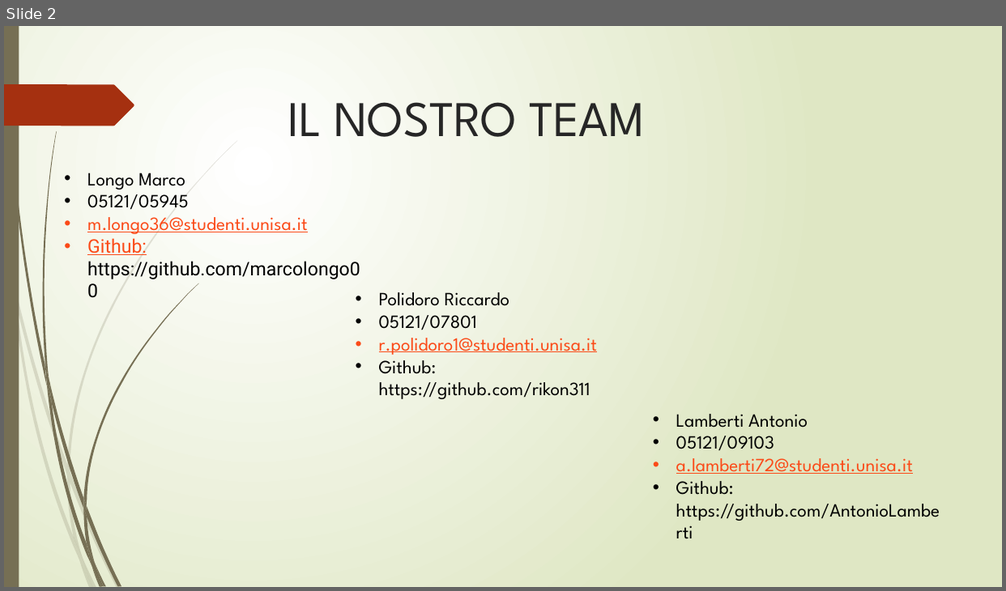
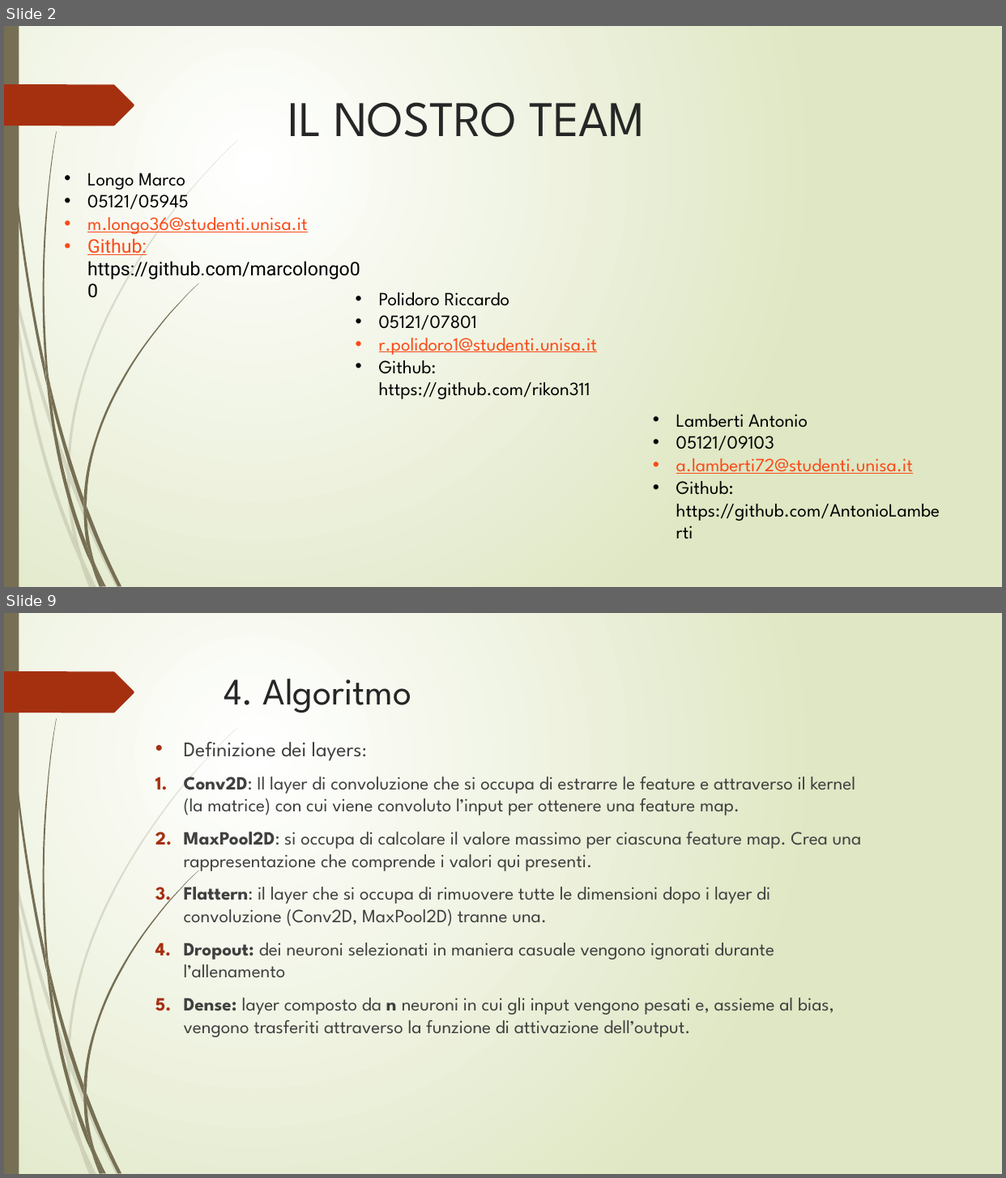
Before and after one commit to fpalomba/Segnali-Stradali, a slide deck: documentazione/Presentazione fia.pptx. Shown one above the other, each under a label of ours: slide 2 before the commit, slides 2 and 9 after it; the slides between them are not shown. The pictures are 1006x591 and 1006x1178 pixels, drawn with LibreOffice and Linux fonts; fonts in the diff are those of the drawing. Boxes give left, top, right and bottom in pixels: in the first picture for what was removed or moved away, otherwise in the second. Text is boxed around its words. In the diff, an @@ line names an element or a change of style, - is before the commit and + after.

```diff
--- a/documentazione/Presentazione fia.pptx
+++ b/documentazione/Presentazione fia.pptx
@@ slide 9 added at bbox=[4, 613, 1002, 1174], background gradient #FFFFFF to #DFE8C4; not listed: 24 template elements that a slide beside it also shows @@
@@ title added at bbox=[224, 679, 412, 713], 36 pt, text #262626 @@
+4. Algoritmo
@@ text added at bbox=[184, 742, 862, 1037], 18 pt, text #404040 @@
+• Definizione dei layers:
+1. Conv2D: Il layer di convoluzione che si occupa di estrarre le feature e attraverso il kernel (la matrice) con cui viene convoluto l’input per ottenere una feature map.
+2. MaxPool2D: si occupa di calcolare il valore massimo per ciascuna feature map. Crea una rappresentazione che comprende i valori qui presenti.
+3. Flattern: il layer che si occupa di rimuovere tutte le dimensioni dopo i layer di convoluzione (Conv2D, MaxPool2D) tranne una.
+4. Dropout: dei neuroni selezionati in maniera casuale vengono ignorati durante l’allenamento
+5. Dense: layer composto da n neuroni in cui gli input vengono pesati e, assieme al bias, vengono trasferiti attraverso la funzione di attivazione dell’output.
```
Also in this commit, not shown: 7 slides changed, 2 other slides added, 1 slide removed, 2 other files.
